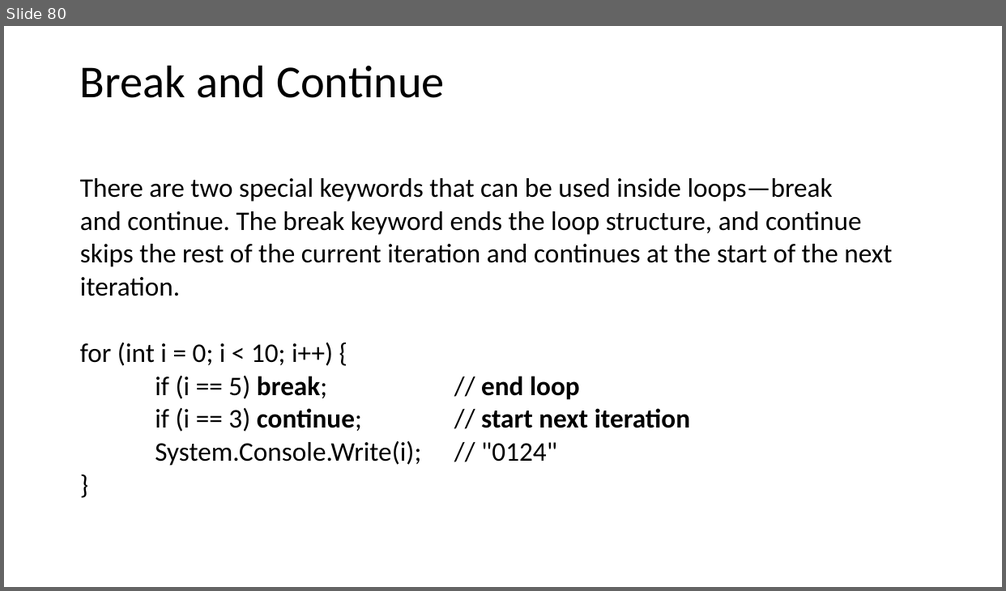
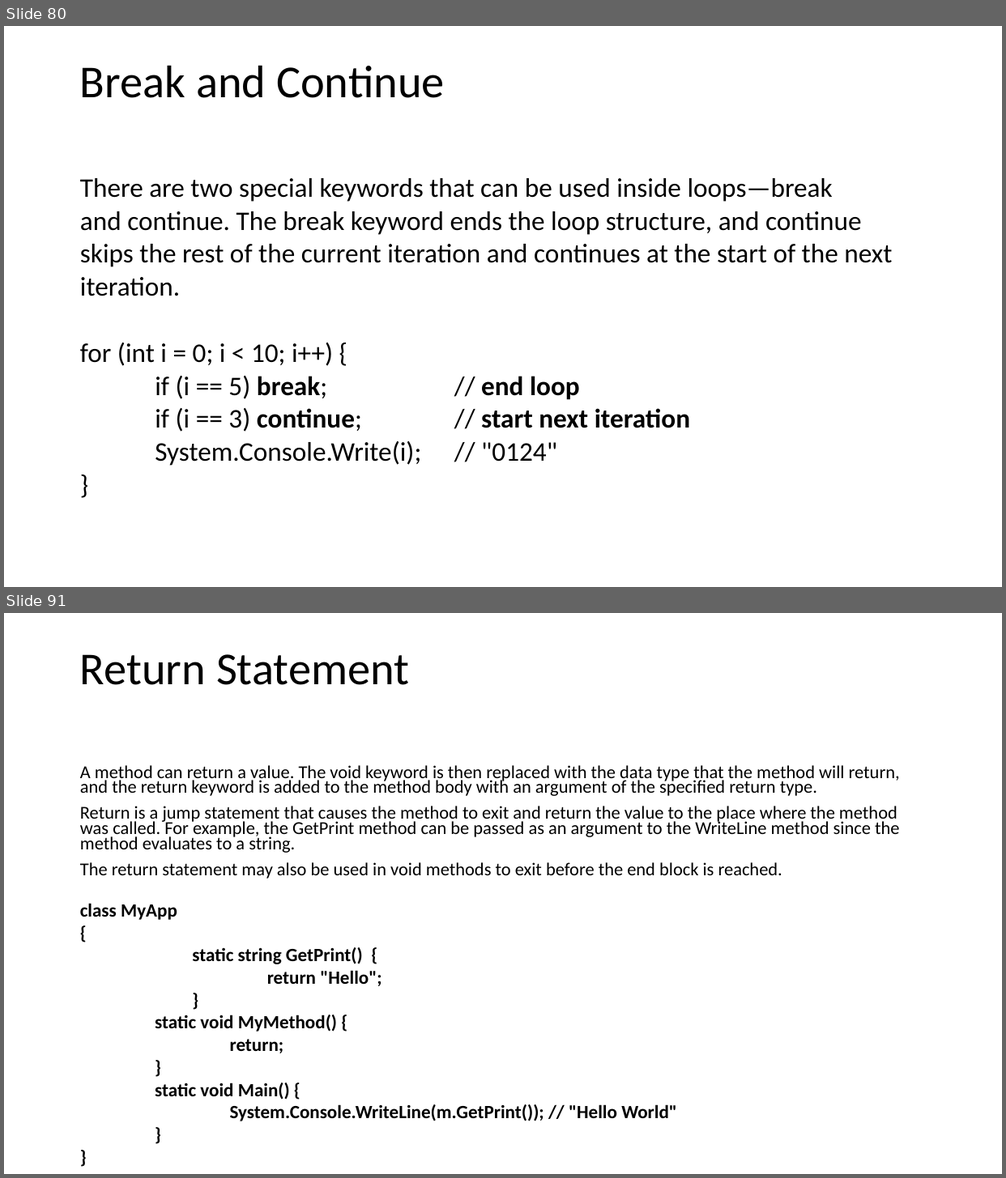
Before and after one commit to AlbertOsinaga/CursoCSharp__8, a slide deck: CSharpQuickReference.pptx. Shown one above the other, each under a label of ours: slide 80 before the commit, slides 80 and 91 after it; the slides between them are not shown. The pictures are 1006x591 and 1006x1178 pixels, drawn with LibreOffice and Linux fonts; fonts in the diff are those of the drawing. Boxes give left, top, right and bottom in pixels: in the first picture for what was removed or moved away, otherwise in the second. Text is boxed around its words. In the diff, an @@ line names an element or a change of style, - is before the commit and + after.

```diff
--- a/CSharpQuickReference.pptx
+++ b/CSharpQuickReference.pptx
@@ slide 91 added at (4, 613, 1002, 1174), background #FFFFFF @@
@@ title added at (80, 654, 409, 685), 44 pt, text #000000 @@
+Return Statement
@@ text added at (80, 765, 900, 879), 17.5 pt, text #000000 @@
+A method can return a value. The void keyword is then replaced with the data type that the method will return, and the return keyword is added to the method body with an argument of the specified return type.
+Return is a jump statement that causes the method to exit and return the value to the place where the method was called. For example, the GetPrint method can be passed as an argument to the WriteLine method since the method evaluates to a string.
+The return statement may also be used in void methods to exit before the end block is reached.
@@ text added at (80, 903, 677, 1122), 18 pt, text #000000, bold @@
+class MyApp
+{
+  static string GetPrint() {
+  return "Hello";
+  }
+static void MyMethod() {
+return;
+}
+static void Main() {
+System.Console.WriteLine(m.GetPrint()); // "Hello World"
+}
+}
```
Also in this commit, not shown: 120 other slides added, 1 other file.
